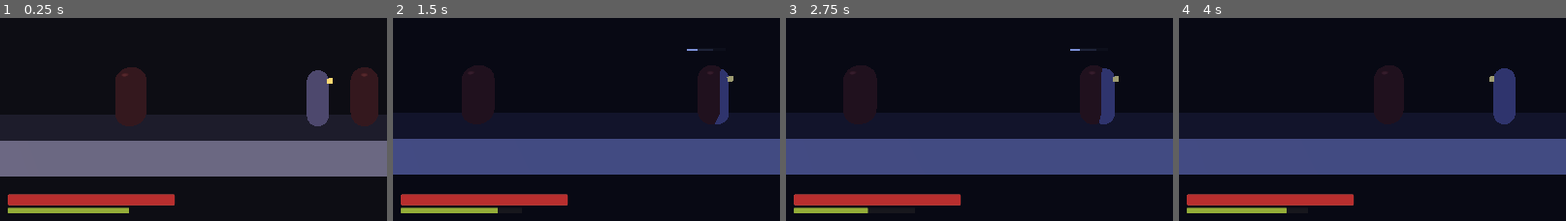
Above: before the commit, frames 1-4 (left to right).
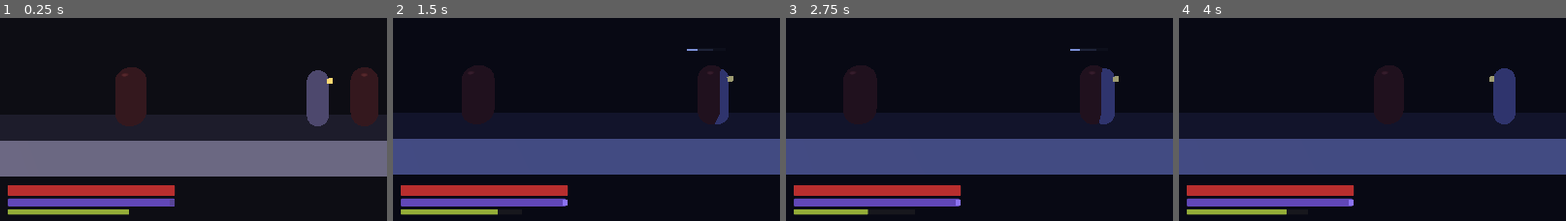
Above: after the commit, the same moments.

Repository: juanjoseorejuela87-cell/UMBRAL-EL-ULTIMO-INTERVALO
Game: Godot game, scene res://scenes/main/main.tscn
The game is run twice, just before and just after one commit, with the same random seed, the same clock (stepped at 60 frames per second) and the same inputs.
Inputs (mouse positions are % of the whole screen's width and height, from its top left):
- Up to frame 1 (0.25 s): no input
- Up to frame 2 (1.5 s): move the mouse to (72, 48) at 0.52 s; hold D (mover_derecha) 0.53-1.28 s; hold Q (desfase) 0.53-1.28 s; click (72, 48) at 0.67 s; tap Space (saltar) at 0.77 s; move the mouse to (30, 59) at 1.27 s; hold S (mover_abajo) from 1.28 s (still down); tap J (atacar_ligero) at 1.35 s
- Up to frame 3 (2.75 s): tap Space (saltar) at 1.52 s; tap Q (desfase) at 1.55, 2.3 s; move the mouse to (60, 30) at 2.02 s; release S (mover_abajo) at 2.03 s; hold D (mover_derecha) from 2.03 s (still down); hold K (atacar_pesado) from 2.03 s (still down)
- Up to frame 4 (4 s): move the mouse to (45, 75) at 2.77 s; release D (mover_derecha) at 2.78 s; release K (atacar_pesado) at 2.78 s; hold W (mover_arriba) 2.78-3.53 s; tap Q (desfase) at 2.85 s; click (45, 75) at 2.92 s; tap Space (saltar) at 3.02, 3.77 s; tap Enter at 3.5 s; move the mouse to (80, 69) at 3.52 s; hold A (mover_izquierda) from 3.53 s (still down); hold Q (desfase) from 3.53 s (still down); tap Shift (esquivar) at 3.6 s
The pictures show only the part of the screen within x 2-52%, y 50-100%; the shares and areas given below are measured in that part.

The runs differ from the first frame. In frame 1, 4.9% of the frame differs, in the area x 2-46%, y 82-98%; in frame 2, 4.8%; in frame 3, 4.7%; in frame 4, 4.8%.

Commit message:
[antigravity] Resonancia y señales del Desfase en el HUD (TAREA-004)

Diff:
--- a/scenes/niveles/pruebas/sala_desfase.tscn
+++ b/scenes/niveles/pruebas/sala_desfase.tscn
@@ -7,6 +7,7 @@
 [ext_resource type="Script" path="res://scripts/core/fase/elemento_fase.gd" id="5_elemento"]
 [ext_resource type="Script" path="res://scripts/core/fase/zona_presion.gd" id="6_presion"]
 [ext_resource type="Script" path="res://scripts/core/zona_caida.gd" id="7_caida"]
+[ext_resource type="PackedScene" path="res://scenes/ui/hud/hud.tscn" id="8_hud"]
 
 [sub_resource type="StandardMaterial3D" id="Mat_piedra"]
 albedo_color = Color(0.34, 0.33, 0.38, 1)
@@ -159,3 +160,6 @@
 
 [node name="PanelDepuracion" parent="." node_paths=PackedStringArray("objetivo") instance=ExtResource("3_panel")]
 objetivo = NodePath("../Nereth")
+
+[node name="HudJuego" parent="." node_paths=PackedStringArray("objetivo") instance=ExtResource("8_hud")]
+objetivo = NodePath("../Nereth")
--- a/scenes/ui/hud/hud.gd
+++ b/scenes/ui/hud/hud.gd
@@ -1,20 +1,30 @@
 class_name HudJuego
 extends CanvasLayer
-## HUD de juego para Nereth: barras de vida, daño reciente y resistencia.
+## HUD de juego para Nereth: barras de vida, daño reciente, resonancia y resistencia.
 
 @export var objetivo: Nereth
 
 @onready var _barra_vida: ProgressBar = $Margen/ContenedorBarras/FilaVida/BarraVida
 @onready var _barra_dano_reciente: ProgressBar = $Margen/ContenedorBarras/FilaVida/BarraDanoReciente
+@onready var _fila_resonancia: MarginContainer = $Margen/ContenedorBarras/FilaResonancia
+@onready var _barra_resonancia: ProgressBar = $Margen/ContenedorBarras/FilaResonancia/BarraResonancia
+@onready var _marca_limite: ColorRect = $Margen/ContenedorBarras/FilaResonancia/MarcaLimite
+@onready var _indicador_desfase: ColorRect = $Margen/ContenedorBarras/FilaResonancia/IndicadorDesfase
+@onready var _borde_amenaza: Panel = $Margen/ContenedorBarras/FilaResonancia/BordeAmenaza
 @onready var _barra_resistencia: ProgressBar = $Margen/ContenedorBarras/FilaResistencia/BarraResistencia
-@onready var _barra_resonancia: Control = $Margen/ContenedorBarras/BarraResonancia
 
 var _tween_dano: Tween
 var _tween_resistencia: Tween
+var _tween_resonancia: Tween
+var _tween_aviso: Tween
 
 
 func _ready() -> void:
-	_barra_resonancia.visible = false
+	_fila_resonancia.visible = true
+	_marca_limite.visible = false
+	_borde_amenaza.visible = false
+	_indicador_desfase.visible = true
+	_indicador_desfase.color = Color(0.3, 0.25, 0.45, 0.5)
 	if not objetivo:
 		return
 	if not objetivo.is_node_ready():
@@ -28,6 +38,16 @@
 		objetivo.vida.cambiada.connect(_al_cambiar_vida)
 	if objetivo.resistencia:
 		objetivo.resistencia.cambiada.connect(_al_cambiar_resistencia)
+	if objetivo.resonancia:
+		objetivo.resonancia.cambiada.connect(_al_cambiar_resonancia)
+		objetivo.resonancia.regimen_cambiado.connect(_al_cambiar_regimen)
+	if objetivo.fase:
+		objetivo.fase.cambio_bloqueado.connect(_al_bloquear_cambio)
+		objetivo.fase.rechazo.connect(_al_rechazo)
+		objetivo.fase.desfase_preciso.connect(_al_desfase_preciso)
+	var gestor: GestorFase = GestorFase.global()
+	if gestor:
+		gestor.cambiada.connect(_al_cambiar_fase)
 
 
 func _inicializar_valores() -> void:
@@ -39,11 +59,18 @@
 		_barra_dano_reciente.max_value = max_v
 		_barra_dano_reciente.value = act_v
 
+	if objetivo.resonancia:
+		var max_r: float = objetivo.resonancia.maximo
+		var act_r: float = objetivo.resonancia.actual
+		_barra_resonancia.max_value = max_r
+		_barra_resonancia.value = act_r
+		_actualizar_marca_limite(objetivo.resonancia.amenaza())
+
 	if objetivo.resistencia:
-		var max_r: float = objetivo.resistencia.maximo
-		var act_r: float = objetivo.resistencia.actual
-		_barra_resistencia.max_value = max_r
-		_barra_resistencia.value = act_r
+		var max_e: float = objetivo.resistencia.maximo
+		var act_e: float = objetivo.resistencia.actual
+		_barra_resistencia.max_value = max_e
+		_barra_resistencia.value = act_e
 
 
 func _al_cambiar_vida(actual: float, maximo: float) -> void:
@@ -70,3 +97,64 @@
 		_tween_resistencia.kill()
 	_tween_resistencia = create_tween()
 	_tween_resistencia.tween_property(_barra_resistencia, "value", actual, 0.12).set_trans(Tween.TRANS_QUAD).set_ease(Tween.EASE_OUT)
+
+
+func _al_cambiar_resonancia(actual: float, maximo: float) -> void:
+	_barra_resonancia.max_value = maximo
+	if _tween_resonancia and _tween_resonancia.is_valid():
+		_tween_resonancia.kill()
+	_tween_resonancia = create_tween()
+	_tween_resonancia.tween_property(_barra_resonancia, "value", actual, 0.1).set_trans(Tween.TRANS_QUAD).set_ease(Tween.EASE_OUT)
+
+
+func _al_cambiar_regimen(en_amenaza: bool) -> void:
+	_actualizar_marca_limite(en_amenaza)
+
+
+func _actualizar_marca_limite(en_amenaza: bool) -> void:
+	_marca_limite.visible = en_amenaza
+	_borde_amenaza.visible = en_amenaza
+	if en_amenaza and objetivo and objetivo.resonancia:
+		var fraccion: float = objetivo.resonancia.limite_recuperacion_amenaza
+		var ancho_barra: float = _barra_resonancia.size.x if _barra_resonancia.size.x > 0.0 else 230.0
+		_marca_limite.position.x = ancho_barra * fraccion
+		_marca_limite.size.x = 2.0
+
+
+func _al_cambiar_fase(estado: GestorFase.Estado) -> void:
+	var activo: bool = estado == GestorFase.Estado.DESFASE
+	if activo:
+		_indicador_desfase.color = Color(0.55, 0.45, 0.95, 1.0)
+	else:
+		_indicador_desfase.color = Color(0.3, 0.25, 0.45, 0.5)
+
+
+func _al_bloquear_cambio() -> void:
+	_destello_barra(Color(0.9, 0.3, 0.2, 0.7), true)
+
+
+func _al_rechazo() -> void:
+	_destello_barra(Color(0.95, 0.15, 0.1, 0.9), false)
+
+
+func _al_desfase_preciso() -> void:
+	_destello_barra(Color(0.7, 0.85, 1.0, 0.95), false)
+
+
+func _destello_barra(color: Color, con_temblor: bool) -> void:
+	if _tween_aviso and _tween_aviso.is_valid():
+		_tween_aviso.kill()
+
+	_tween_aviso = create_tween()
+	var estilo: StyleBoxFlat = _barra_resonancia.get_theme_stylebox("fill") as StyleBoxFlat
+	if estilo:
+		var color_original: Color = Color(0.38, 0.28, 0.72, 1.0)
+		estilo.bg_color = color
+		_tween_aviso.tween_property(estilo, "bg_color", color_original, 0.4).set_trans(Tween.TRANS_QUAD).set_ease(Tween.EASE_OUT)
+
+	if con_temblor:
+		var pos_original: float = _fila_resonancia.position.x
+		_tween_aviso.parallel().tween_property(_fila_resonancia, "position:x", pos_original + 4.0, 0.05)
+		_tween_aviso.tween_property(_fila_resonancia, "position:x", pos_original - 3.0, 0.05)
+		_tween_aviso.tween_property(_fila_resonancia, "position:x", pos_original + 2.0, 0.05)
+		_tween_aviso.tween_property(_fila_resonancia, "position:x", pos_original, 0.05)
--- a/scenes/ui/hud/hud.tscn
+++ b/scenes/ui/hud/hud.tscn
@@ -39,6 +39,32 @@
 corner_radius_bottom_right = 1
 corner_radius_bottom_left = 1
 
+[sub_resource type="StyleBoxFlat" id="StyleBoxFlat_fondo_resonancia"]
+bg_color = Color(0.1, 0.1, 0.12, 0.85)
+corner_radius_top_left = 2
+corner_radius_top_right = 2
+corner_radius_bottom_right = 2
+corner_radius_bottom_left = 2
+
+[sub_resource type="StyleBoxFlat" id="StyleBoxFlat_relleno_resonancia"]
+bg_color = Color(0.38, 0.28, 0.72, 1)
+corner_radius_top_left = 2
+corner_radius_top_right = 2
+corner_radius_bottom_right = 2
+corner_radius_bottom_left = 2
+
+[sub_resource type="StyleBoxFlat" id="StyleBoxFlat_borde_amenaza"]
+draw_center = false
+border_width_left = 1
+border_width_top = 1
+border_width_right = 1
+border_width_bottom = 1
+border_color = Color(0.85, 0.25, 0.2, 0.65)
+corner_radius_top_left = 2
+corner_radius_top_right = 2
+corner_radius_bottom_right = 2
+corner_radius_bottom_left = 2
+
 [node name="HudJuego" type="CanvasLayer"]
 script = ExtResource("1_script")
 
@@ -47,7 +73,7 @@
 anchor_top = 1.0
 anchor_bottom = 1.0
 offset_left = 32.0
-offset_top = -80.0
+offset_top = -94.0
 offset_right = 280.0
 offset_bottom = -28.0
 grow_vertical = 0
@@ -78,6 +104,38 @@
 value = 100.0
 show_percentage = false
 
+[node name="FilaResonancia" type="MarginContainer" parent="Margen/ContenedorBarras"]
+custom_minimum_size = Vector2(230, 12)
+layout_mode = 2
+
+[node name="BarraResonancia" type="ProgressBar" parent="Margen/ContenedorBarras/FilaResonancia"]
+layout_mode = 2
+size_flags_vertical = 1
+theme_override_styles/background = SubResource("StyleBoxFlat_fondo_resonancia")
+theme_override_styles/fill = SubResource("StyleBoxFlat_relleno_resonancia")
+step = 0.1
+value = 100.0
+show_percentage = false
+
+[node name="BordeAmenaza" type="Panel" parent="Margen/ContenedorBarras/FilaResonancia"]
+visible = false
+layout_mode = 2
+theme_override_styles/panel = SubResource("StyleBoxFlat_borde_amenaza")
+
+[node name="MarcaLimite" type="ColorRect" parent="Margen/ContenedorBarras/FilaResonancia"]
+visible = false
+custom_minimum_size = Vector2(2, 0)
+layout_mode = 2
+size_flags_horizontal = 0
+color = Color(0.9, 0.4, 0.35, 0.9)
+
+[node name="IndicadorDesfase" type="ColorRect" parent="Margen/ContenedorBarras/FilaResonancia"]
+custom_minimum_size = Vector2(8, 8)
+layout_mode = 2
+size_flags_horizontal = 8
+size_flags_vertical = 4
+color = Color(0.3, 0.25, 0.45, 0.5)
+
 [node name="FilaResistencia" type="MarginContainer" parent="Margen/ContenedorBarras"]
 custom_minimum_size = Vector2(180, 8)
 layout_mode = 2
@@ -91,9 +149,3 @@
 step = 0.1
 value = 100.0
 show_percentage = false
-
-[node name="BarraResonancia" type="Control" parent="Margen/ContenedorBarras"]
-visible = false
-custom_minimum_size = Vector2(150, 6)
-layout_mode = 2
-size_flags_horizontal = 0
Not shown, changed: comunicacion/CANAL.md
Not shown, changed: documentation/tareas/TAREA-004-hud-desfase.md
